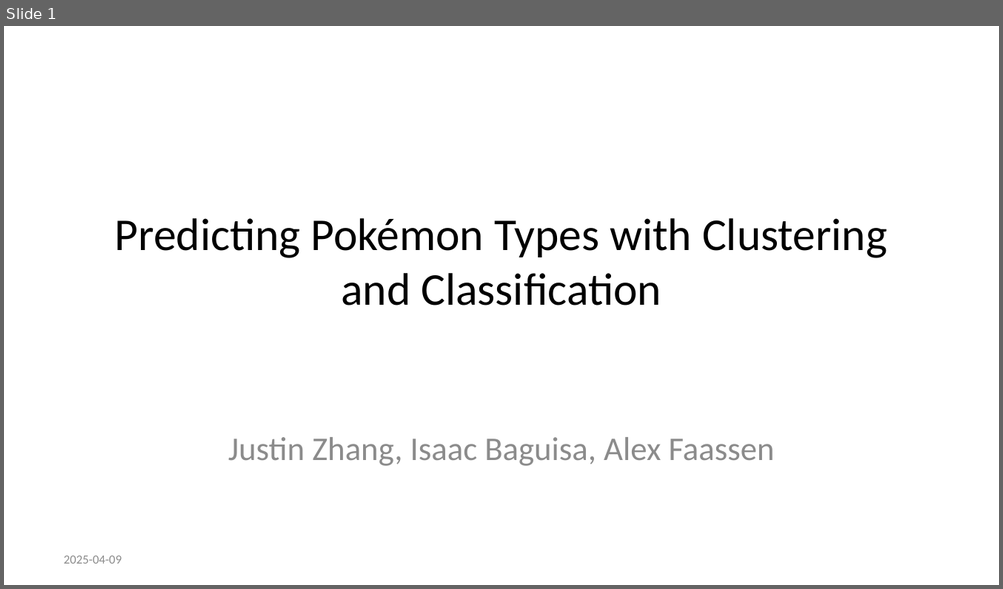
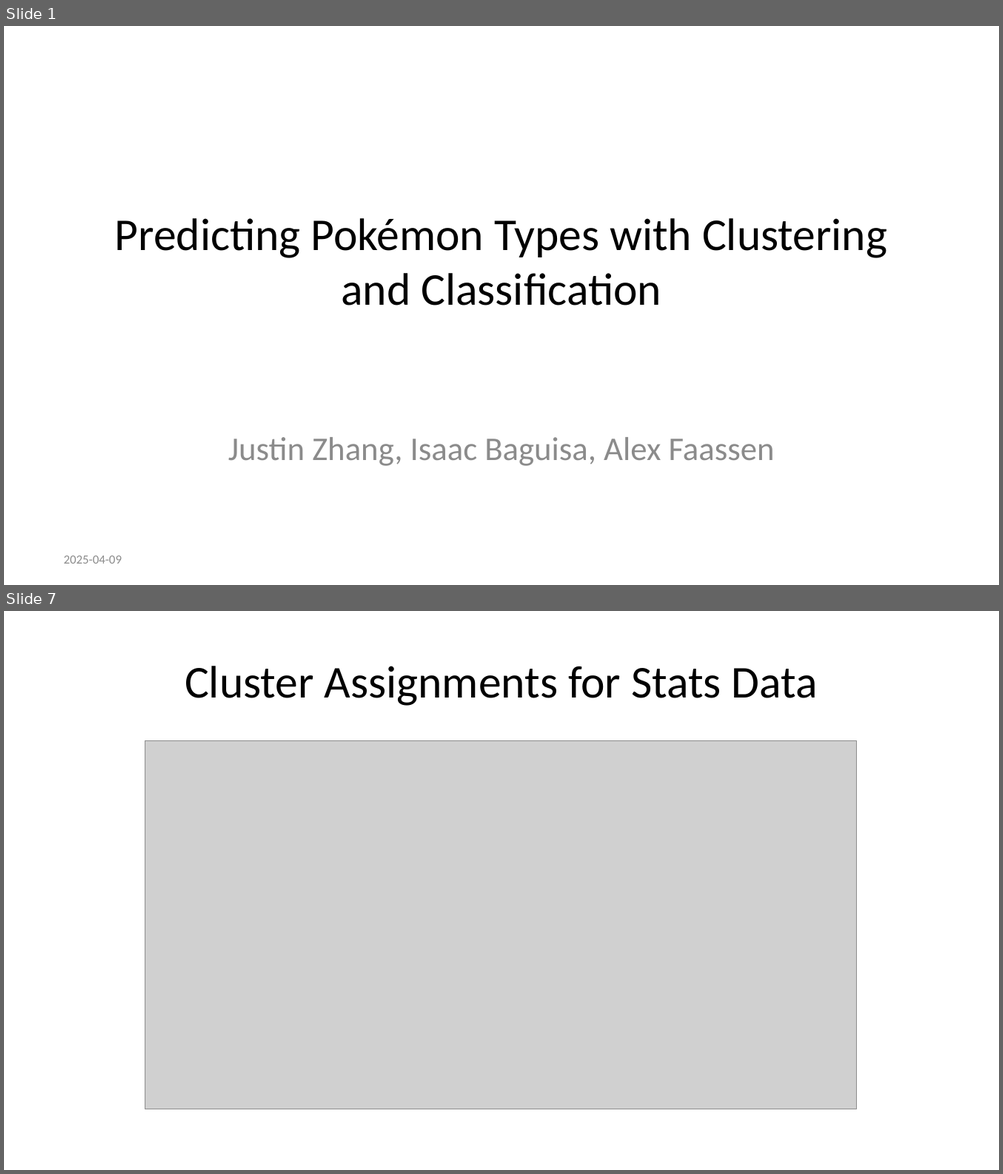
Before and after one commit to alexfaassen/STA2201, a slide deck: Presentation.pptx. Shown one above the other, each under a label of ours: slide 1 before the commit, slides 1 and 7 after it; the slides between them are not shown. The pictures are 1003x589 and 1003x1174 pixels, drawn with LibreOffice and Linux fonts; fonts in the diff are those of the drawing; grey boxes stand for pictures. Boxes give left, top, right and bottom in pixels: in the first picture for what was removed or moved away, otherwise in the second. Text is boxed around its words. In the diff, an @@ line names an element or a change of style, - is before the commit and + after.

Commit message:
Input clustering slides

```diff
--- a/Presentation.pptx
+++ b/Presentation.pptx
@@ slide 7 added at bbox=[4, 611, 999, 1170], background #FFFFFF @@
@@ title added at bbox=[185, 666, 817, 706], 33 pt, text #000000 @@
+Cluster Assignments for Stats Data
@@ picture added at bbox=[145, 741, 856, 1111] @@
```
Also in this commit, not shown: 9 other slides added, 4 slides removed, 1 other file.
